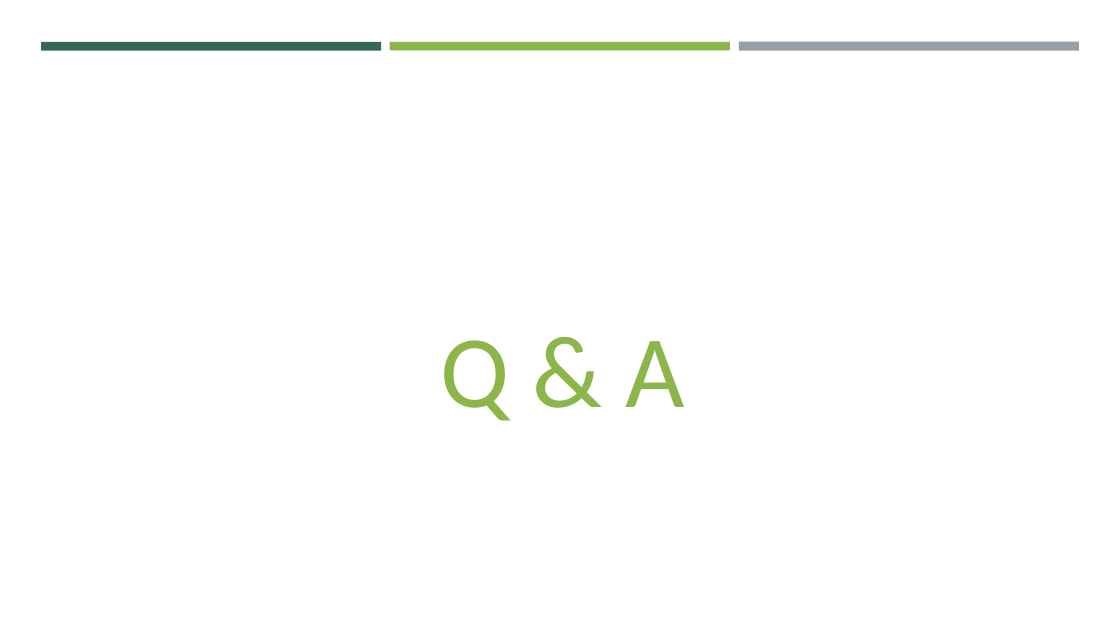
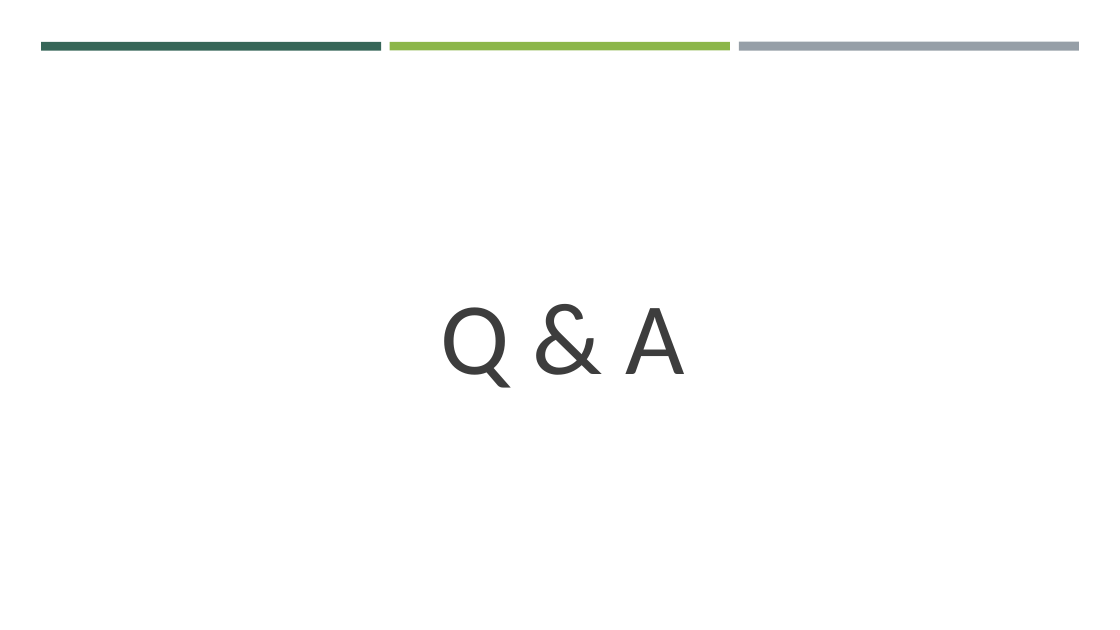
Before and after one commit to Mumbai2016/team-5, a slide deck: slide 5 of katalyst.pptx. Drawn at 1120x630 pixels with LibreOffice and Linux fonts; fonts in the diff are those of the drawing. Boxes give left, top, right and bottom in pixels: in the first picture for what was removed or moved away, otherwise in the second. Text is boxed around its words. In the diff, an @@ line names an element or a change of style, - is before the commit and + after.

Commit message:
ppt final edit

```diff
--- a/katalyst.pptx
+++ b/katalyst.pptx
@@ text "Q & A" moved from (x1=440, y1=340, x2=685, y2=421) to (x1=440, y1=307, x2=685, y2=388) @@
@@ text "Q & A" at (x1=440, y1=307, x2=685, y2=388): text colour #8CB64A to #3D3D3D @@
```
Also in this commit, not shown: 1 other slide changed.
